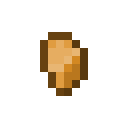
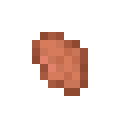
Two versions of the same layered image (128 x 128). Layer-by-layer changes:
painted on "gold_nugget.png" over [32,32,88,96]
